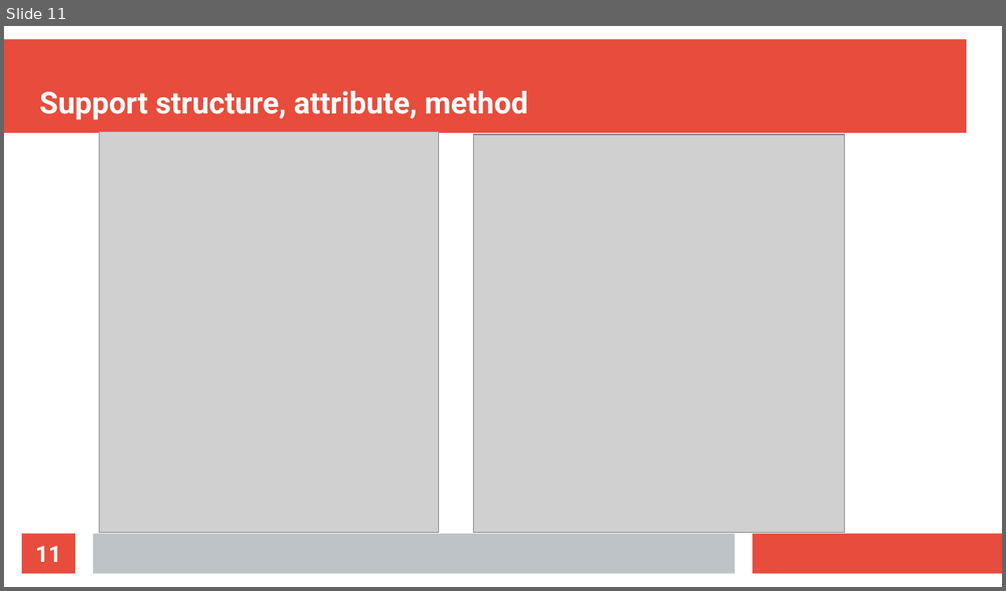
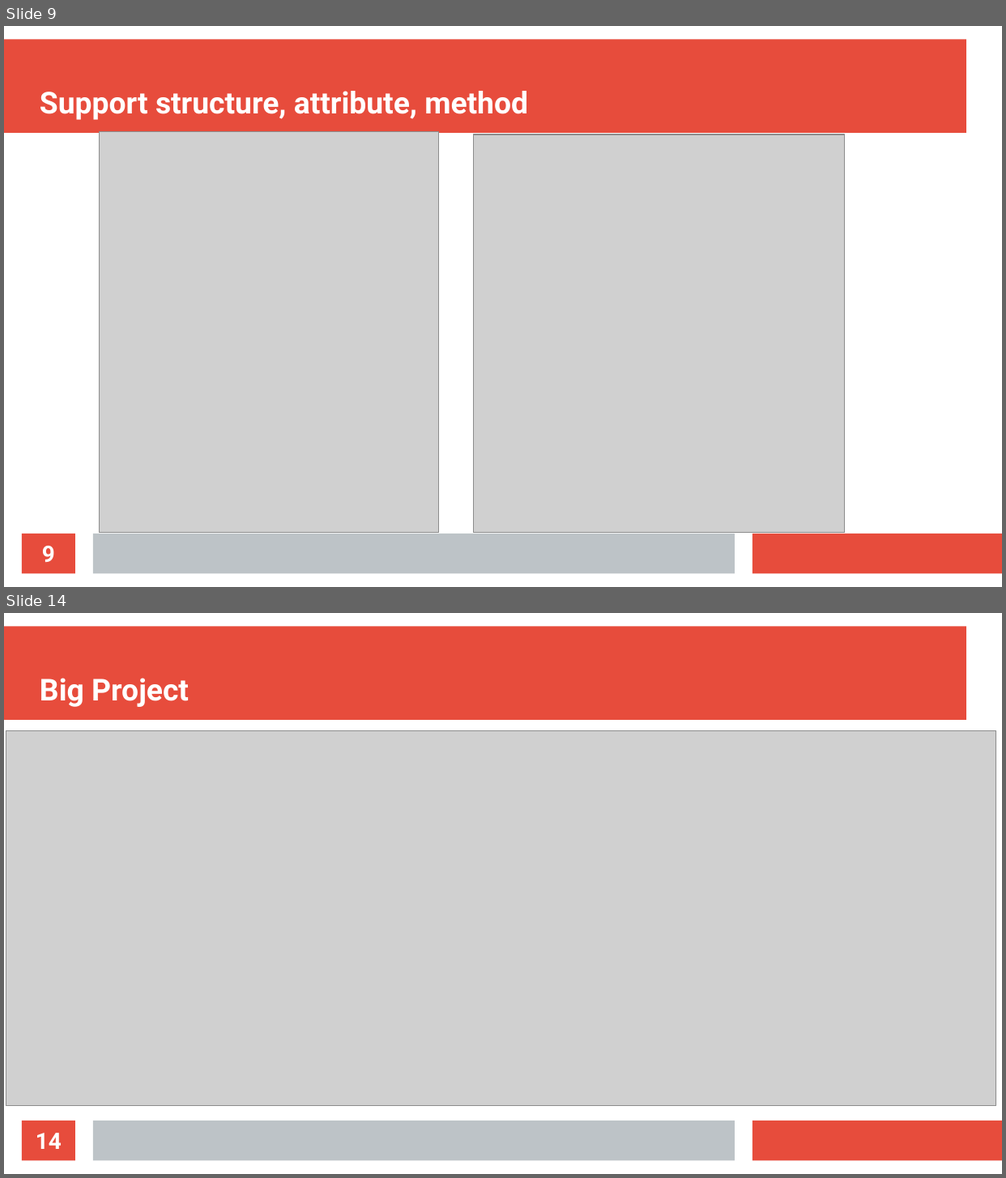
Before and after one commit to nguyenthang011099/Doxygen-, a slide deck: Doxygen.odp. Shown one above the other, each under a label of ours: slide 11 before the commit, slides 9 and 14 after it; the slides between them are not shown. The pictures are 1006x591 and 1006x1178 pixels, drawn with LibreOffice and Linux fonts; fonts in the diff are those of the drawing; grey boxes stand for pictures. Boxes give left, top, right and bottom in pixels: in the first picture for what was removed or moved away, otherwise in the second. Text is boxed around its words. In the diff, an @@ line names an element or a change of style, - is before the commit and + after.

```diff
--- a/Doxygen.odp
+++ b/Doxygen.odp
@@ slide 14 added at (x1=4, y1=613, x2=1002, y2=1174), background #FFFFFF; not listed: 3 template elements that a slide beside it also shows @@
@@ title added at (x1=40, y1=678, x2=189, y2=707), 24 pt, text #FFFFFF, bold @@
+Big Project
@@ picture added at (x1=6, y1=730, x2=996, y2=1105) @@
@@ page number added at (x1=22, y1=1121, x2=75, y2=1161), fill #E74C3C, 18 pt, text #FFFFFF, bold @@
+14
@@ what was slide 11 is now slide 9 @@
@@ page number at (x1=42, y1=546, x2=55, y2=562): text changed @@
-11
+9
```
Also in this commit, not shown: 3 slides changed, 5 other slides added, 6 slides removed, 6 other files.
